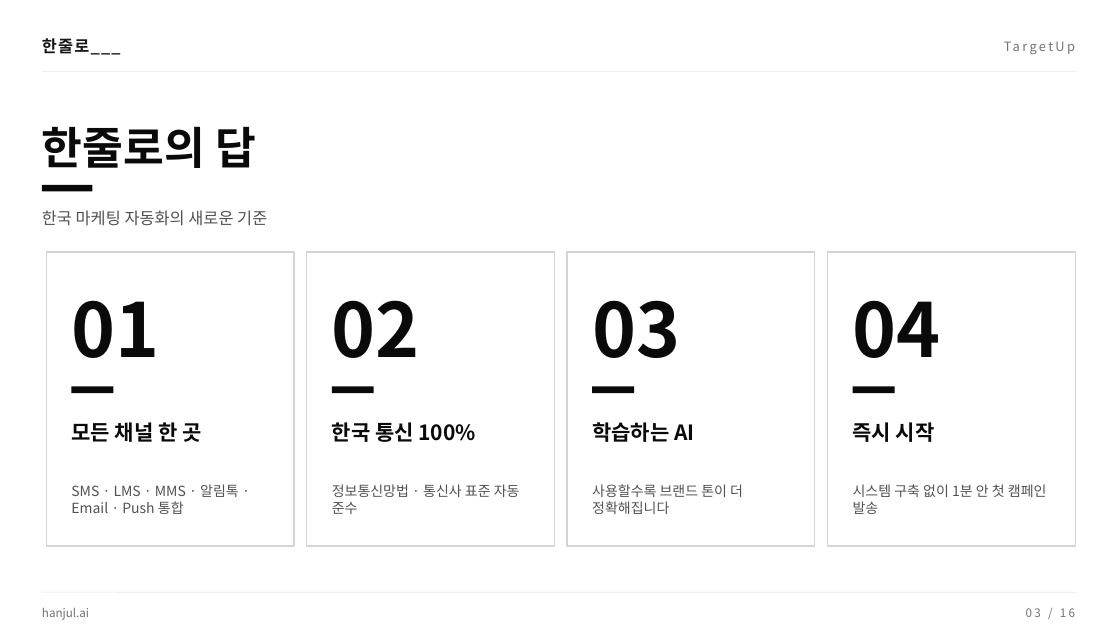
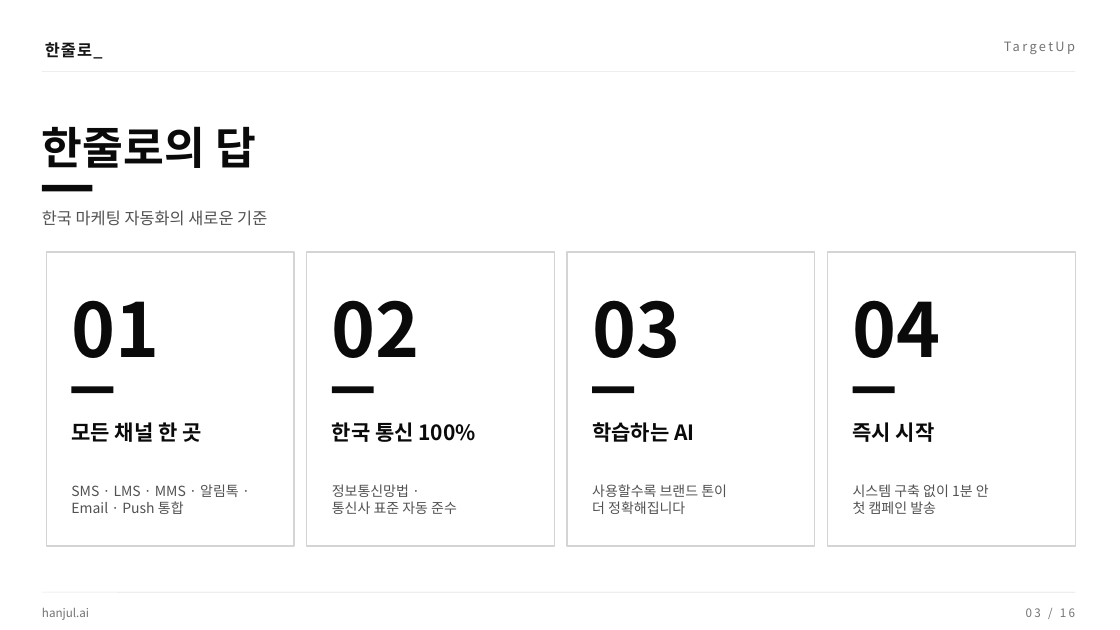
Before and after one commit to hoyun5295-ctrl/TargetupAI, a slide deck: slide 3 of docs/한줄로_서비스소개서_2026-05.pptx. Drawn at 1120x630 pixels with LibreOffice and Linux fonts; fonts in the diff are those of the drawing. Boxes give left, top, right and bottom in pixels: in the first picture for what was removed or moved away, otherwise in the second. Text is boxed around its words. In the diff, an @@ line names an element or a change of style, - is before the commit and + after.

```diff
--- a/docs/한줄로_서비스소개서_2026-05.pptx
+++ b/docs/한줄로_서비스소개서_2026-05.pptx
@@ text at bbox=[45, 42, 103, 59]: text changed @@
-한줄로___
+한줄로_
@@ text at bbox=[332, 484, 457, 514]: text changed @@
-정보통신망법 · 통신사 표준 자동 준수
+정보통신망법 ·
+통신사 표준 자동 준수
@@ text at bbox=[592, 484, 727, 514]: text changed @@
-사용할수록 브랜드 톤이 더 정확해집니다
+사용할수록 브랜드 톤이
+더 정확해집니다
@@ text at bbox=[853, 484, 989, 514]: text changed @@
-시스템 구축 없이 1분 안 첫 캠페인 발송
+시스템 구축 없이 1분 안
+첫 캠페인 발송
```
Also in this commit, not shown: 15 other slides changed, 7 other files.
